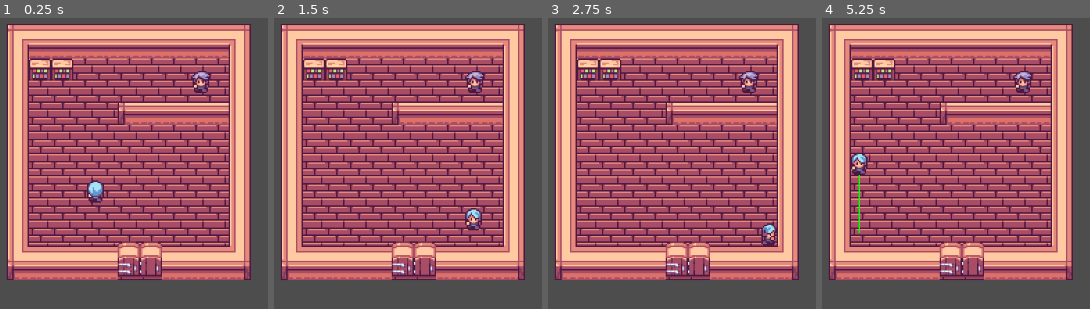
Above: before the commit, frames 1-4 (left to right).
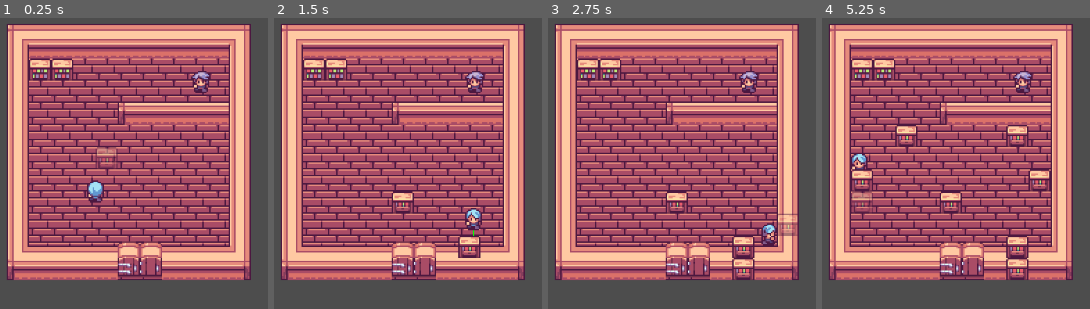
Above: after the commit, the same moments.

Repository: ToxicGLaDOS/hotel_game
Game: Godot game, scene res://main.tscn
The game is run twice, just before and just after one commit, with the same random seed, the same clock (stepped at 60 frames per second) and the same inputs.
Inputs:
- Up to frame 1 (0.25 s): no input
- Up to frame 2 (1.5 s): tap Enter at 0.5 s; hold D (move_right) 0.53-1.28 s; hold Space (interact) 0.53-1.28 s; hold Down (move_down) from 1.28 s (still down); tap Space (interact) at 1.35 s
- Up to frame 3 (2.75 s): tap Space (interact) at 2 s; release Down (move_down) at 2.03 s; hold D (move_right) from 2.03 s (still down); hold Space (interact) from 2.03 s (still down)
- Up to frame 4 (5.25 s): tap Enter at 2.75 s; release D (move_right) at 2.78 s; release Space (interact) at 2.78 s; hold Up (move_up) 2.78-3.53 s; tap Space (interact) at 2.85, 4.35 s; hold Space (interact) 3.53-4.28 s; hold Left (move_left) 3.53-5.03 s; hold Down (move_down) from 5.03 s (still down); hold Space (interact) from 5.03 s (still down)

The runs differ from the first frame. In frame 1, 0.4% of the frame differs, in the area x 35-45%, y 44-52%; in frame 2, 1.0%; in frame 3, 1.9%; in frame 4, 3.8%, in the area x 10-86%, y 36-91%.

Commit message:
Add ability to place things

Diff:
--- a/main.tscn
+++ b/main.tscn
@@ -174,12 +174,13 @@
 
 [node name="Node2D" type="Node2D"]
 
-[node name="PlayerBody2D" type="CharacterBody2D" parent="." node_paths=PackedStringArray("animation")]
+[node name="PlayerBody2D" type="CharacterBody2D" parent="." node_paths=PackedStringArray("animation", "tilemap")]
 motion_mode = 1
 script = ExtResource("1_im0n3")
 SPEED = 100.0
 animation = NodePath("AnimatedSprite2D")
-interact_distance = 50
+interact_distance = 16
+tilemap = NodePath("../TileMap")
 
 [node name="AnimatedSprite2D" type="AnimatedSprite2D" parent="PlayerBody2D"]
 texture_filter = 1
@@ -214,6 +215,11 @@
 layer_0/z_index = -1
 layer_0/tile_data = PackedInt32Array(196605, 196609, 17, 196606, 196609, 17, 196607, 196609, 17, 131072, 196609, 17, 13 …(1568 unchanged characters)…
 layer_1/tile_data = PackedInt32Array(262140, 1, 3, 262141, 65537, 3, 262142, 65537, 3, 196604, 1, 2, 131068, 196609, 2, …(1148 unchanged characters)…
+layer_2/name = "Player Controlled"
+layer_2/tile_data = PackedInt32Array()
+layer_3/name = "Tranparent"
+layer_3/modulate = Color(1, 1, 1, 0.478431)
+layer_3/tile_data = PackedInt32Array()
 
 [node name="CanvasLayer" type="CanvasLayer" parent="."]
 
--- a/player.gd
+++ b/player.gd
@@ -4,15 +4,38 @@
 @export var SPEED: float
 @export var animation: AnimatedSprite2D
 @export var interact_distance: int
+@export var tilemap: TileMap
 enum directions {UP, RIGHT, DOWN, LEFT}
 
 var facing = directions.UP
 var player_enabled = true
+var transparent_layer = 3
 
 
 func _draw():
     if Input.is_action_pressed("interact"):
         draw_line(Vector2(0,0), facing_as_vector() * interact_distance, Color.GREEN, 1.0)
+
+func _process(_delta):
+    tilemap.clear_layer(transparent_layer)
+    tilemap.set_cell(transparent_layer, tilemap.local_to_map(get_interaction_point()), 2, Vector2i(0,2))
+    if player_enabled:
+        if Input.is_action_just_pressed("interact"):
+            var space_state = get_world_2d().direct_space_state
+            # use global coordinates, not local to node
+            var query = PhysicsRayQueryParameters2D.create(position, position + facing_as_vector() * interact_distance)
+            var result = space_state.intersect_ray(query)
+            if result and result.collider.has_method("interact"):
+                result.collider.interact()
+            else:
+                var player_interaction_layer = 2
+                var tileset_id = 2
+                var place_tile_position = tilemap.local_to_map(get_interaction_point())
+                tilemap.set_cell(player_interaction_layer, place_tile_position, tileset_id, Vector2i(0,2))
+
+            # This is just for debug
+            if Input.is_action_pressed("interact") or Input.is_action_just_released("interact"):
+                queue_redraw()
 
 func _physics_process(_delta):
     if player_enabled:
@@ -45,19 +68,19 @@
                 facing = directions.UP
                 animation.animation = "walking_up"
 
-        if Input.is_action_just_pressed("interact"):
-            var space_state = get_world_2d().direct_space_state
-            # use global coordinates, not local to node
-            var query = PhysicsRayQueryParameters2D.create(position, position + facing_as_vector() * interact_distance)
-            var result = space_state.intersect_ray(query)
-            if result and result.collider.has_method("interact"):
-                result.collider.interact()
+        move_and_slide()
 
-        # This is just for debug
-        if Input.is_action_pressed("interact") or Input.is_action_just_released("interact"):
-            queue_redraw()
-
-        move_and_slide()
+func get_interaction_point():
+    var player_size = find_child("CollisionShape2D").shape.size
+    var extra_length = 0
+    if facing == directions.UP or facing == directions.DOWN:
+        # 16 is the size of a tile in the tilemap
+        # we use that so that we never place something
+        # on top of ourselves
+        extra_length = player_size.y / 2 + 16
+    else:
+        extra_length = player_size.x / 2 + 16
+    return position + facing_as_vector() * extra_length
 
 func facing_as_vector():
     if facing == directions.UP:
